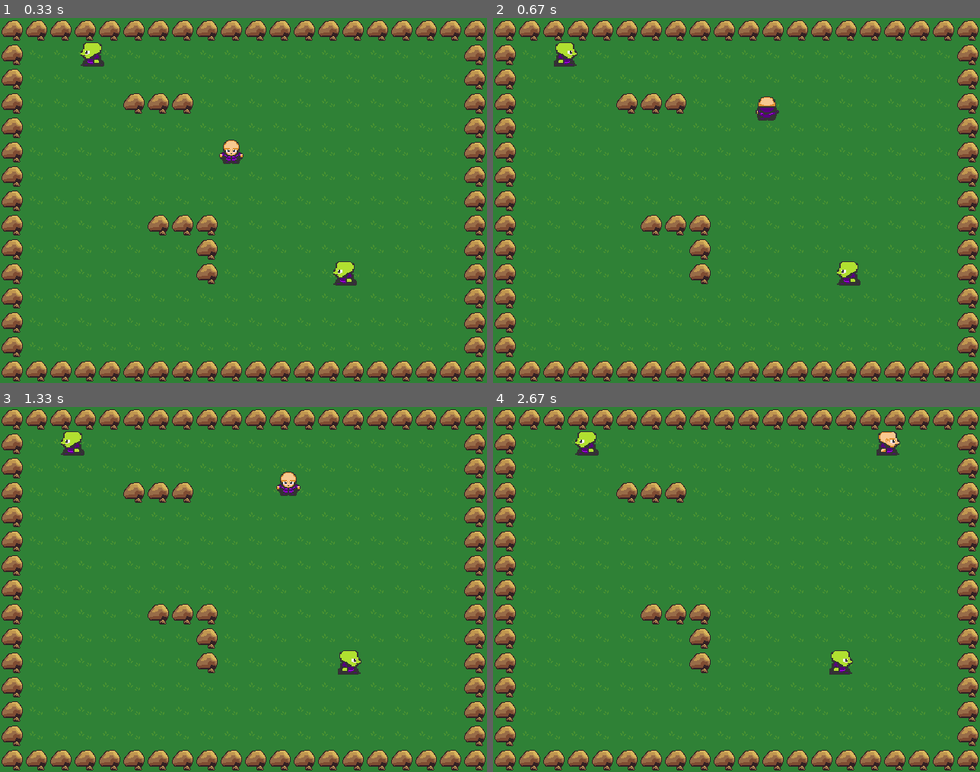
Above: before the commit, frames 1-4 (two rows, left to right).
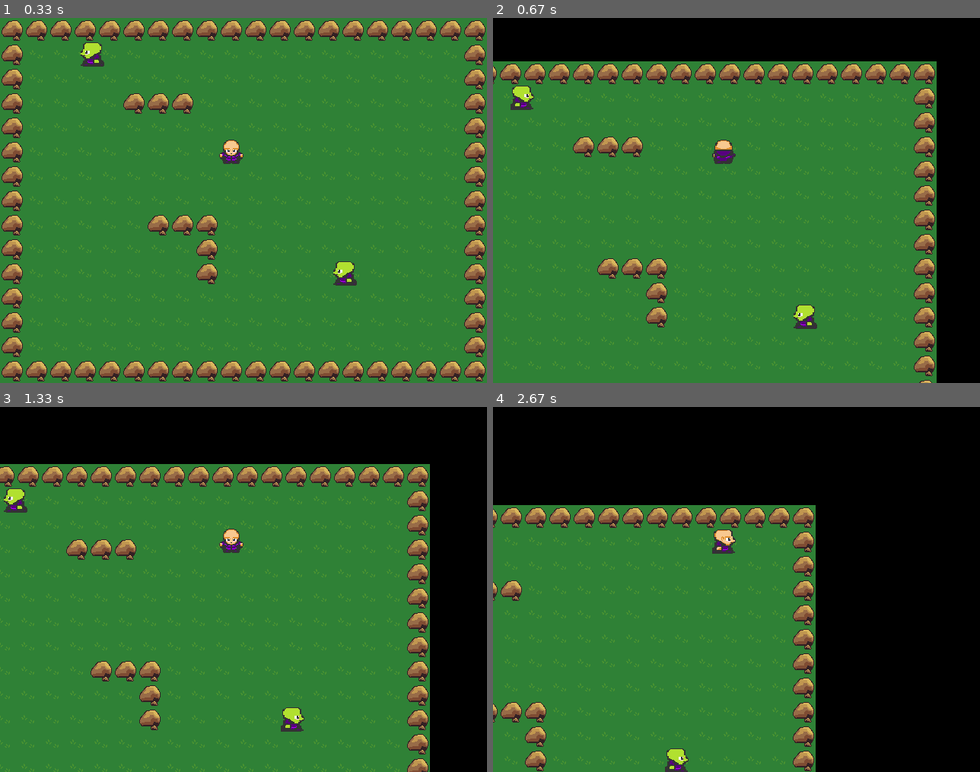
Above: after the commit, the same moments.

Repository: khmerChaiTea/RPG_pygame
Game: pygame game, started from main.py
Two runs of this game, one before a commit and one after it. Both use one fixed random seed, a clock stepped at 60 frames per second and the inputs below.
Inputs:
- Up to frame 1 (0.33 s): no input
- Up to frame 2 (0.67 s): hold W from 0.33 s (still down); hold Right from 0.33 s (still down)
- Up to frame 3 (1.33 s): release W at 0.8 s; release Right at 0.8 s; tap A at 0.83 s; tap S at 1.17 s
- Up to frame 4 (2.67 s): hold Right 1.5-1.97 s; hold Up 2-2.3 s; hold Right from 2.33 s (still down)

Frame 1 is identical in both runs. In frame 2, 38% of the frame differs, in the area x 0-100%, y 0-100%; in frame 3, 43%; in frame 4, 63%.

Commit message:
lesson 8 - cammera need to be fixed

Diff:
--- a/sprites.py
+++ b/sprites.py
@@ -62,15 +62,24 @@
     def movement(self):
         keys = pygame.key.get_pressed()
         if keys[pygame.K_LEFT] or keys[pygame.K_a]:
+            for sprite in self.game.all_sprites:
+                #move sprites right and player left
+                sprite.rect.x += PLAYER_SPEED
             self.x_change -= PLAYER_SPEED
             self.facing = 'left'
         if keys[pygame.K_RIGHT] or keys[pygame.K_d]:
+            for sprite in self.game.all_sprites:
+                sprite.rect.x -= PLAYER_SPEED
             self.x_change += PLAYER_SPEED
             self.facing = 'right'
         if keys[pygame.K_UP] or keys[pygame.K_w]:
+            for sprite in self.game.all_sprites:
+                sprite.rect.y += PLAYER_SPEED
             self.y_change -= PLAYER_SPEED
             self.facing = 'up'
         if keys[pygame.K_DOWN] or keys[pygame.K_s]:
+            for sprite in self.game.all_sprites:
+                sprite.rect.y -= PLAYER_SPEED
             self.y_change += PLAYER_SPEED
             self.facing = 'down'
 
